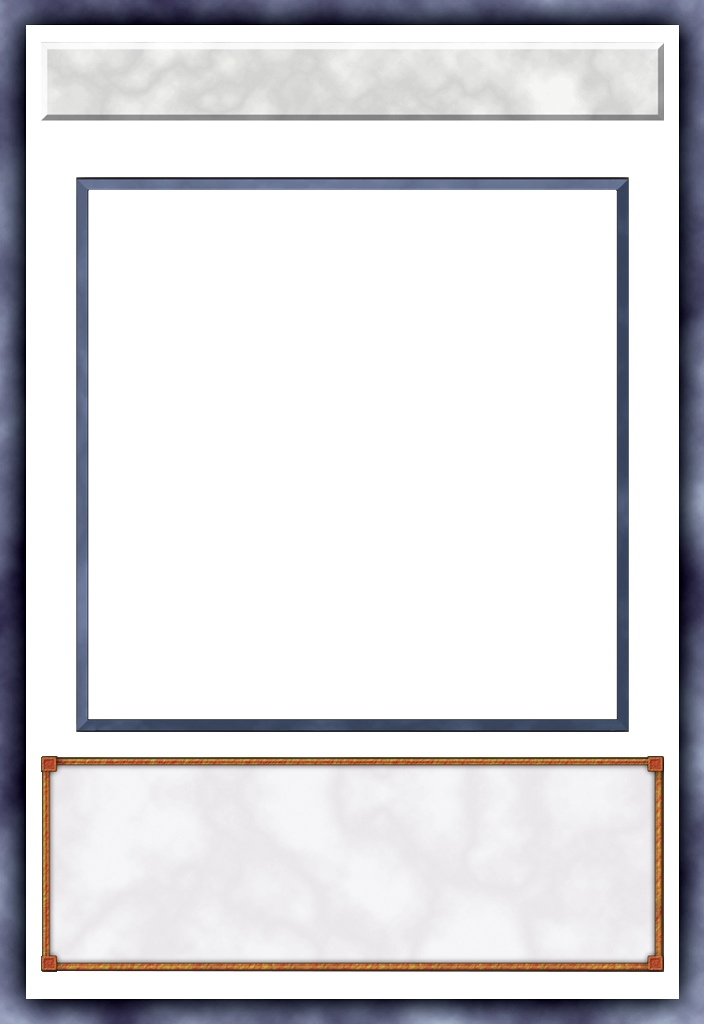
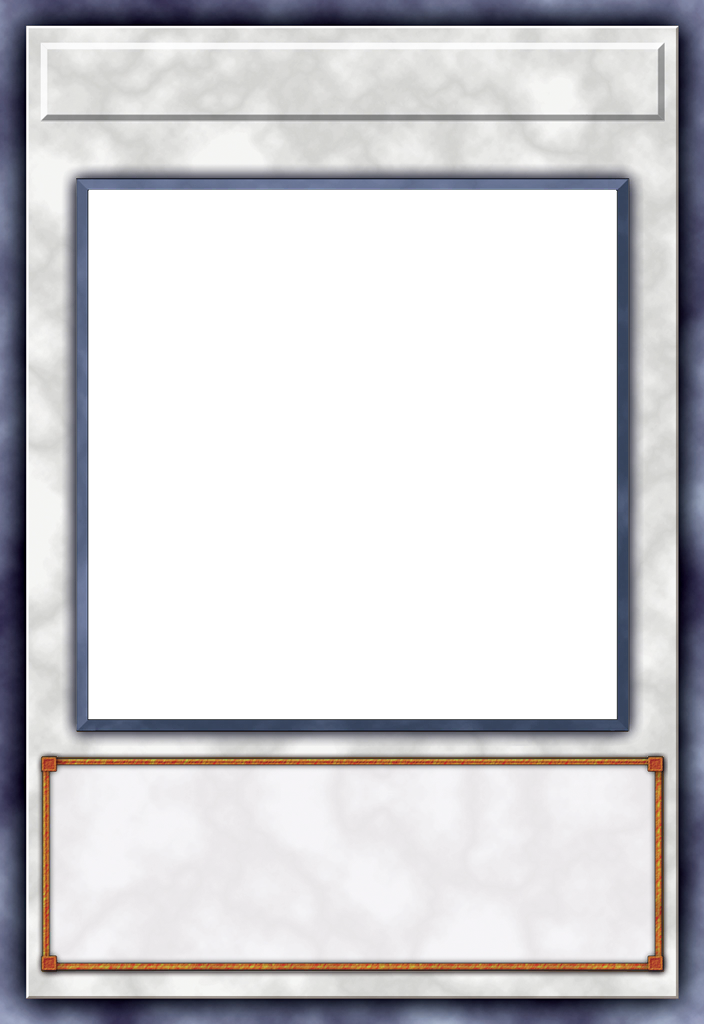
Layers edited between the first and the second 704px x 1024px image:
added layer "BackGround" above "PeriFrame" over [26, 25, 679, 999]